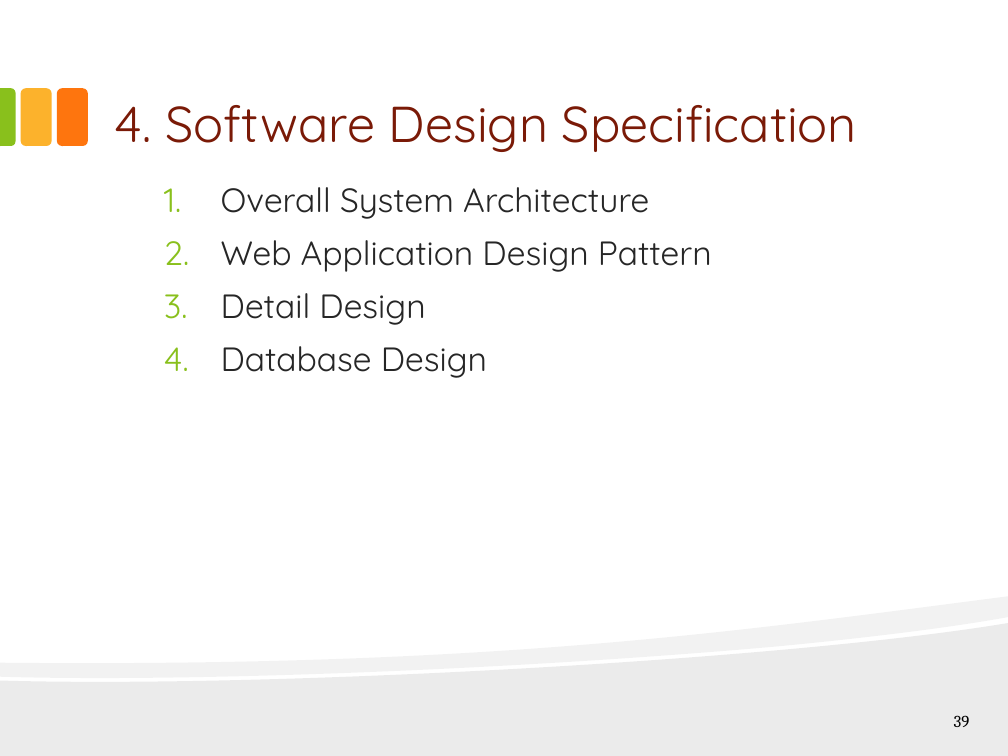
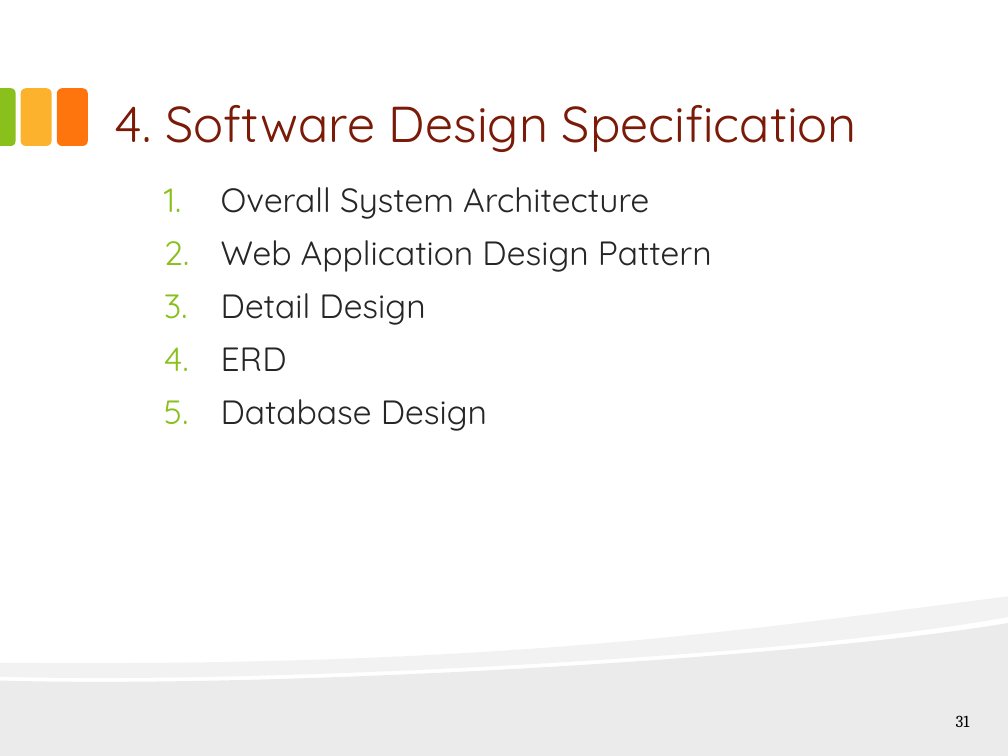
Before and after one commit to hungqcao/Rental-House-Finding, a slide deck: slide 31 of Document/Documentation/Final Document & Report/RHF_Presentation_Final_v1.0.pptx (slide 39 before the commit). Drawn at 1008x756 pixels with LibreOffice and Linux fonts; fonts in the diff are those of the drawing. Boxes give left, top, right and bottom in pixels: in the first picture for what was removed or moved away, otherwise in the second. Text is boxed around its words. In the diff, an @@ line names an element or a change of style, - is before the commit and + after.

```diff
--- a/Document/Documentation/Final Document & Report/RHF_Presentation_Final_v1.0.pptx
+++ b/Document/Documentation/Final Document & Report/RHF_Presentation_Final_v1.0.pptx
@@ text at <box>221,347,287,371</box>: paragraph added @@
+  4. ERD
@@ page number at <box>956,715,970,727</box>: text changed @@
-39
+31
```
Also in this commit, not shown: 7 other slides changed, 1 slide added, 12 slides removed.
